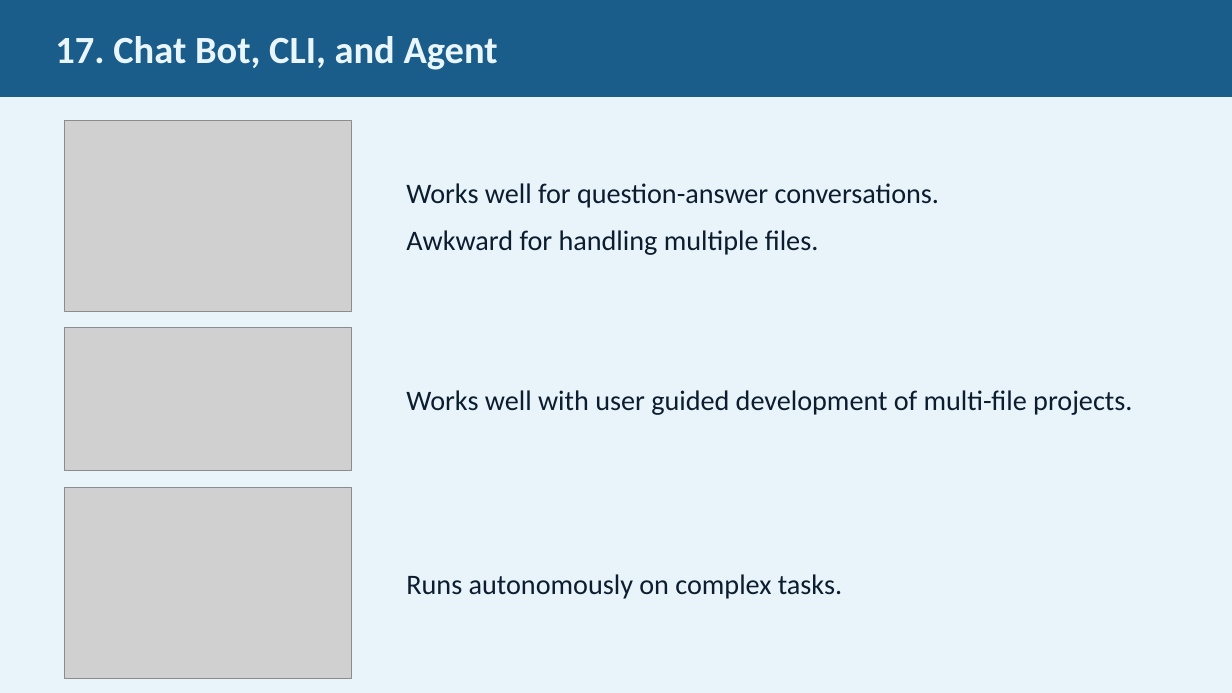
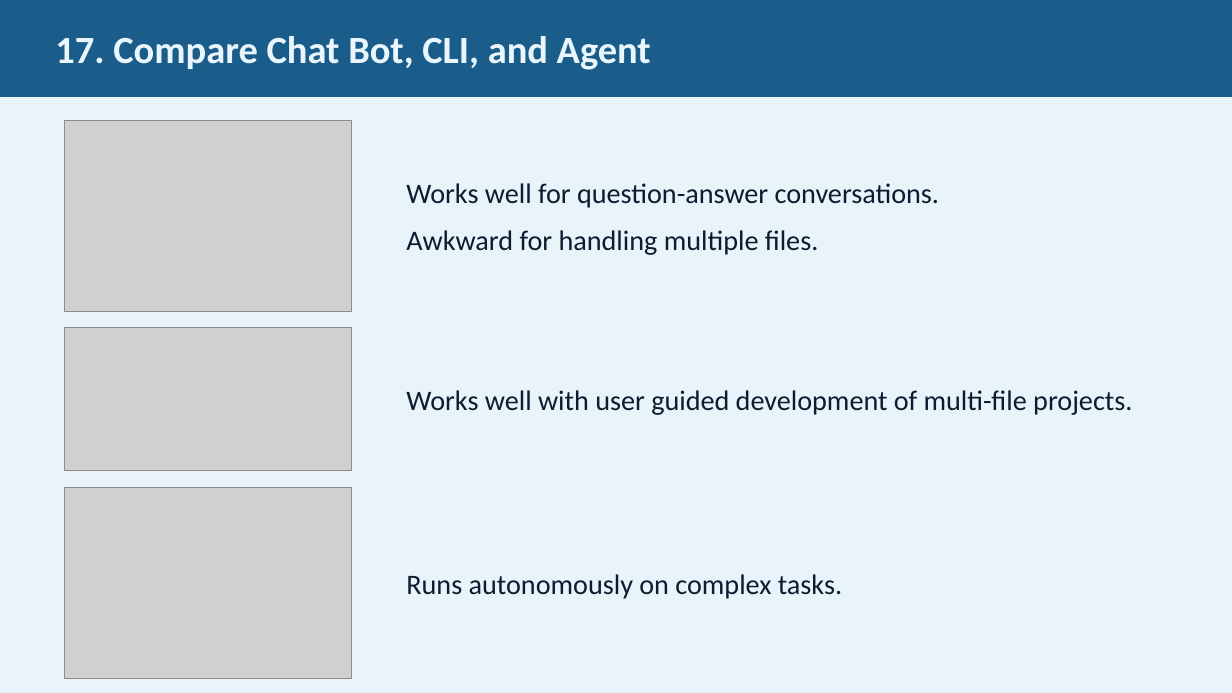
Before and after one commit to JimFawcett/NewSite, a slide deck: slide 17 of AI Presentation 2026/AI_Presentation.pptx. Drawn at 1232x693 pixels with LibreOffice and Linux fonts; fonts in the diff are those of the drawing; grey boxes stand for pictures. Boxes give left, top, right and bottom in pixels: in the first picture for what was removed or moved away, otherwise in the second. Text is boxed around its words. In the diff, an @@ line names an element or a change of style, - is before the commit and + after.

```diff
--- a/AI Presentation 2026/AI_Presentation.pptx
+++ b/AI Presentation 2026/AI_Presentation.pptx
@@ text in rectangle at (55,36,651,70): text changed @@
-17. Chat Bot, CLI, and Agent
+17. Compare Chat Bot, CLI, and Agent
```
Also in this commit, not shown: 6 other slides changed, 5 other files.
